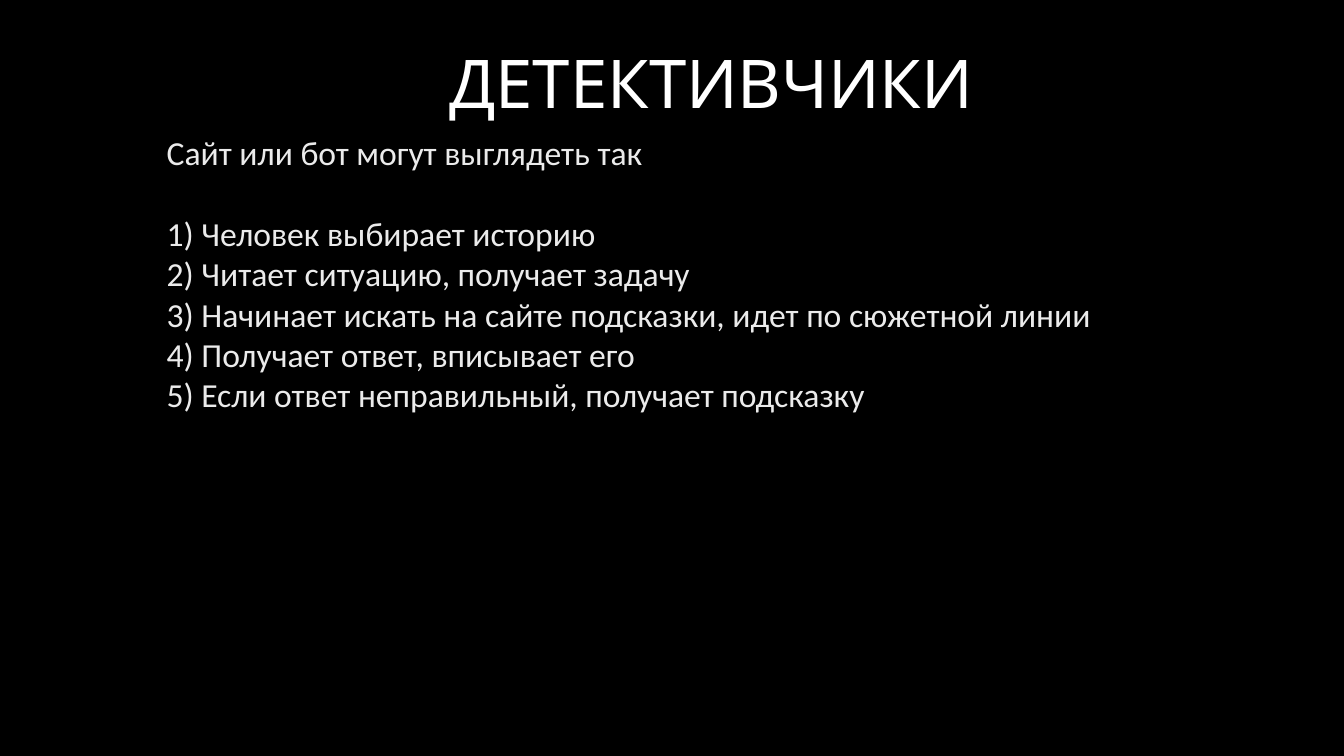
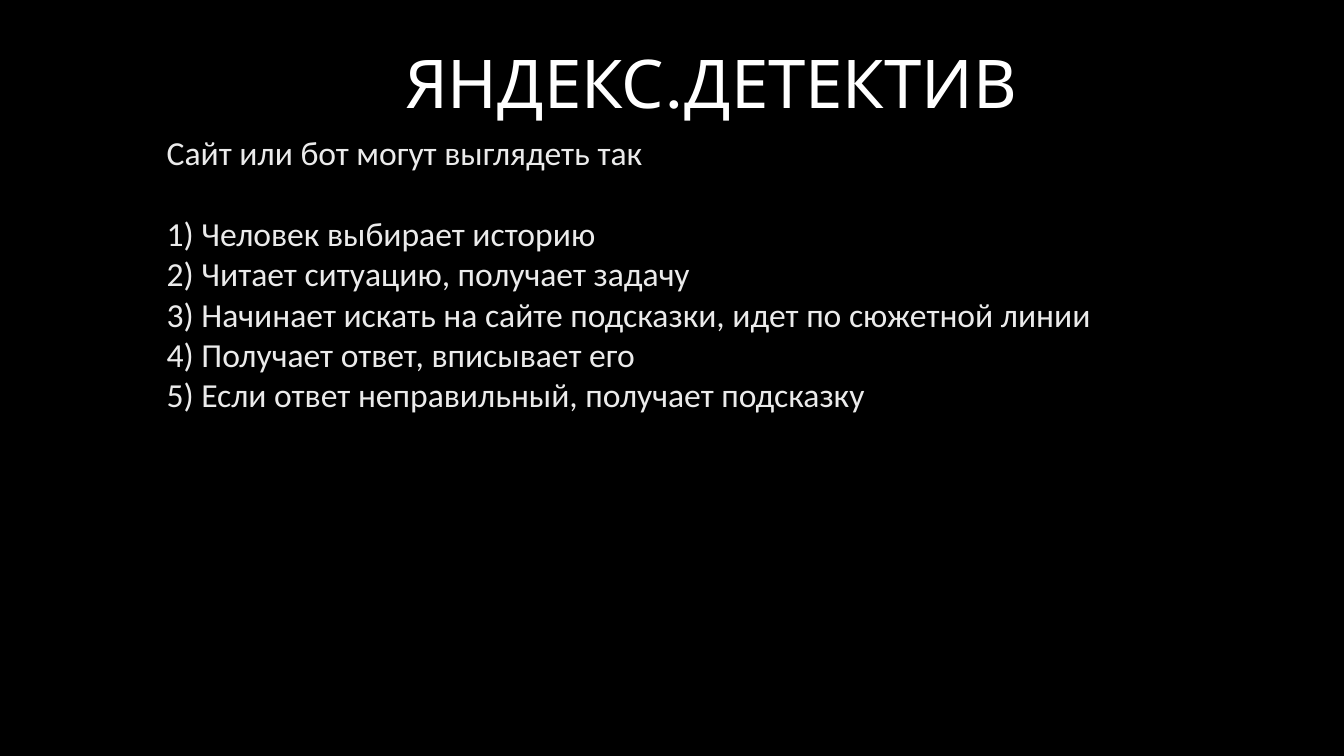
Before and after one commit to rubinho-m/detective_project, a slide deck: slide 7 of Детективы.pptx. Drawn at 1344x756 pixels with LibreOffice and Linux fonts; fonts in the diff are those of the drawing; background and template pictures are left out. Boxes give left, top, right and bottom in pixels: in the first picture for what was removed or moved away, otherwise in the second. Text is boxed around its words. In the diff, an @@ line names an element or a change of style, - is before the commit and + after.

Commit message:
new_presentation

```diff
--- a/Детективы.pptx
+++ b/Детективы.pptx
@@ title at <box>405,59,1017,121</box>: text changed @@
-ДЕТЕКТИВЧИКИ
+ЯНДЕКС.ДЕТЕКТИВ
```
Also in this commit, not shown: 6 other slides changed, 4 slides added, 4 slides removed.
